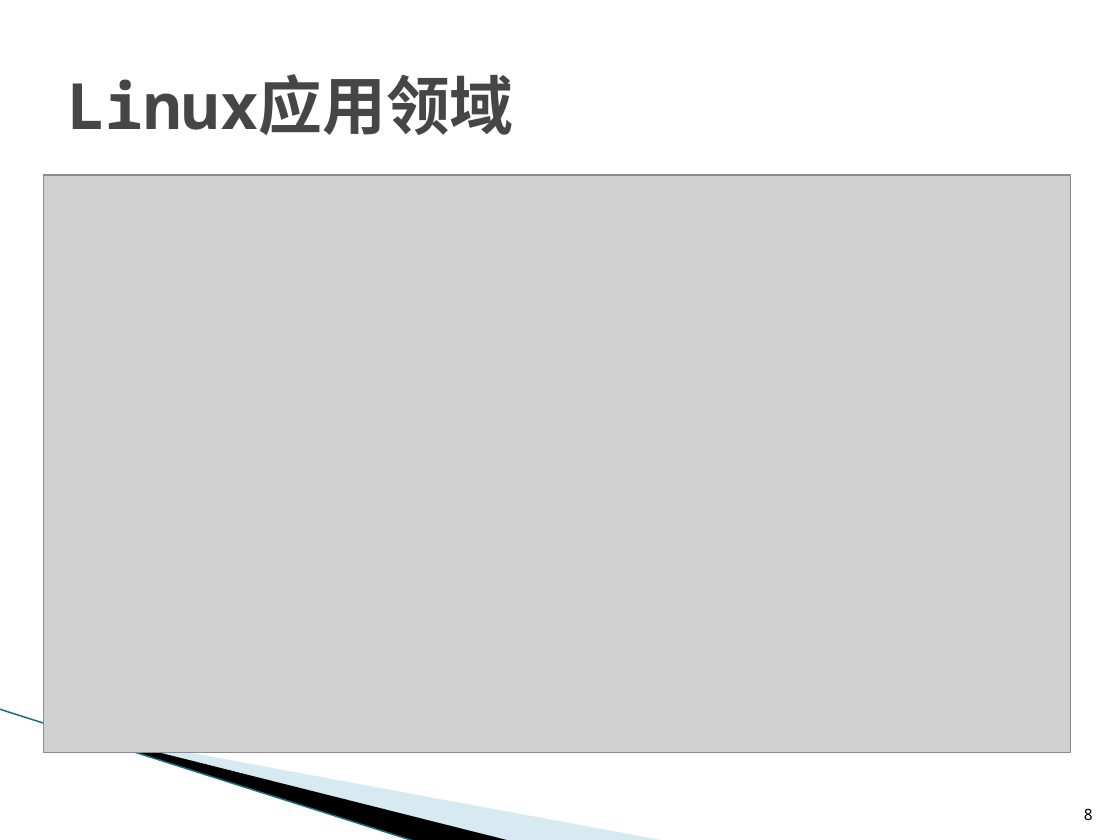
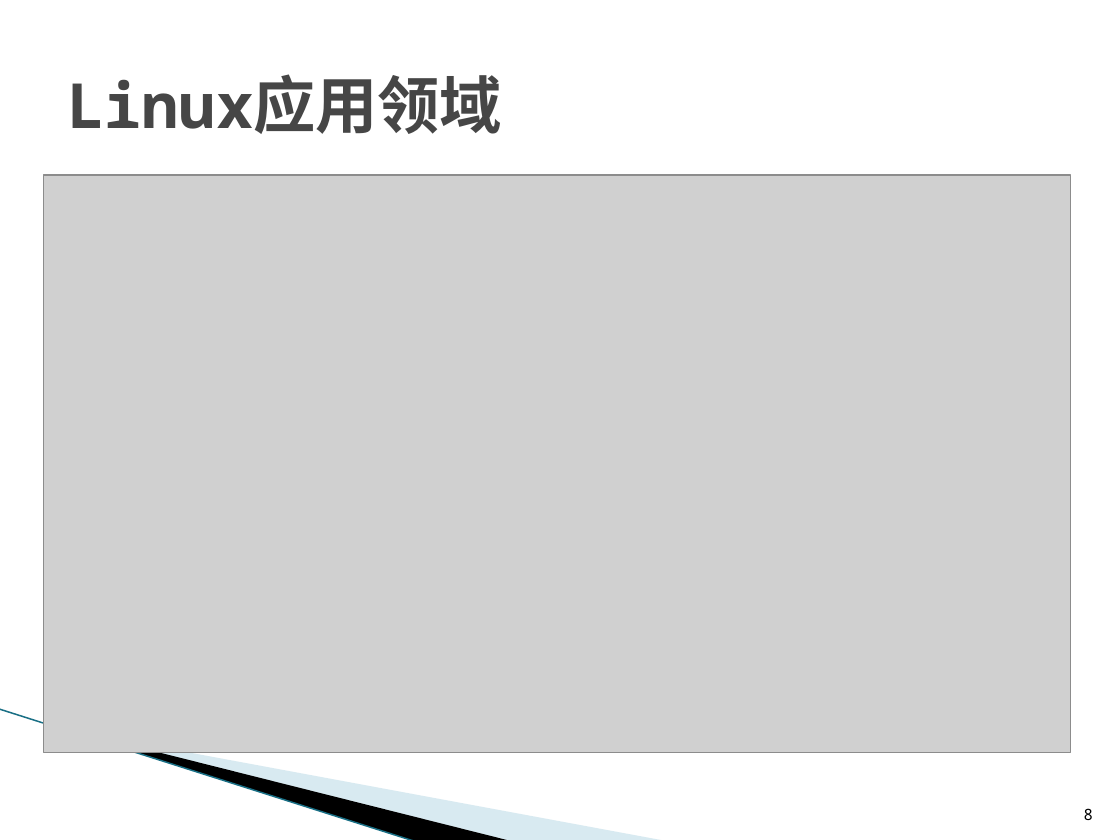
Before and after one commit to L3w1s-L1u/a_linux_prime, a slide deck: slide 8 of linux_introduction/Linux_Intro.pptx. Drawn at 1120x840 pixels with LibreOffice and Linux fonts; fonts in the diff are those of the drawing; grey boxes stand for pictures; background and template pictures are left out. Boxes give left, top, right and bottom in pixels: in the first picture for what was removed or moved away, otherwise in the second. Text is boxed around its words. In the diff, an @@ line names an element or a change of style, - is before the commit and + after.

```diff
--- a/linux_introduction/Linux_Intro.pptx
+++ b/linux_introduction/Linux_Intro.pptx
@@ title "Linux应用领域" at <box>67,74,502,134</box>: size 41 to 40 pt @@
```
Also in this commit, not shown: 10 other slides changed, 2 slides added, 1 slide removed, 2 other files.
